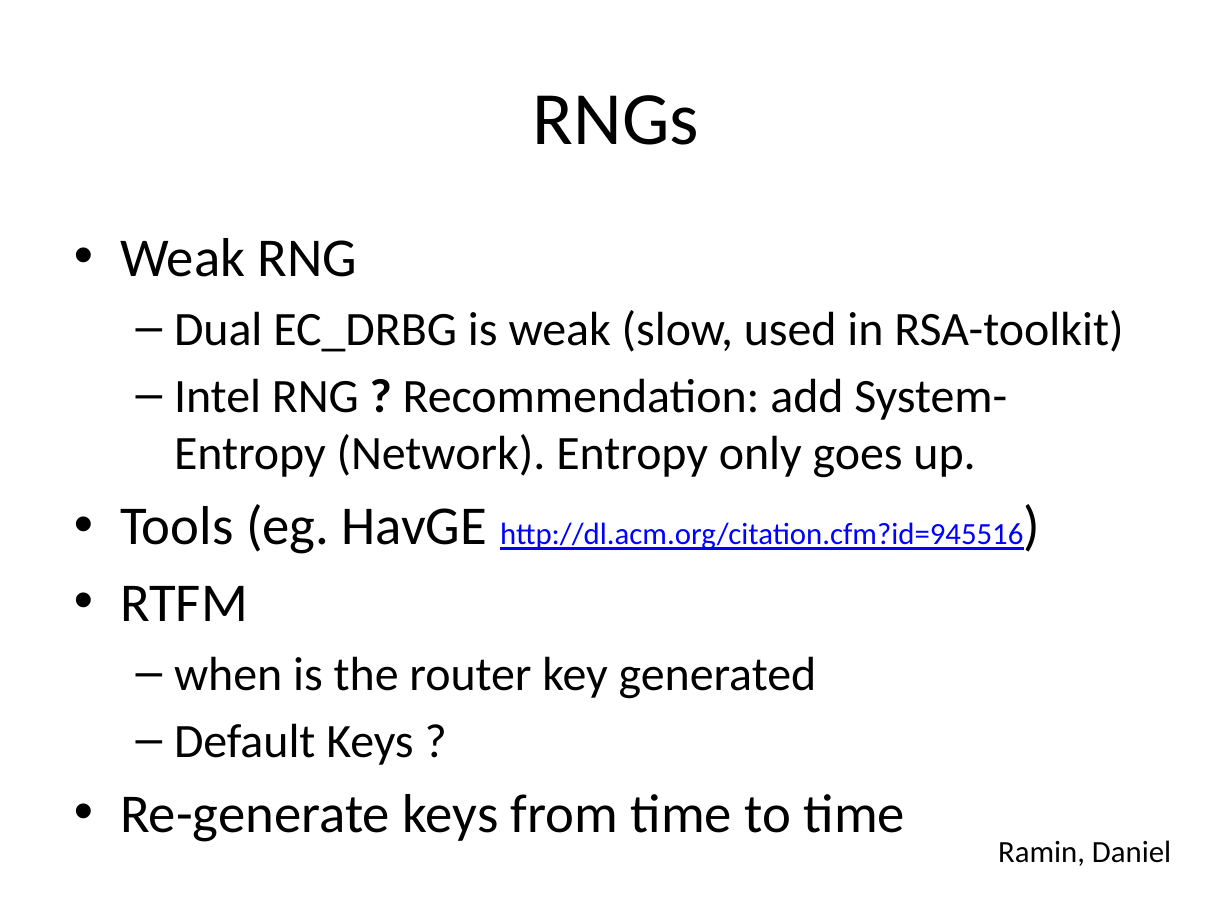
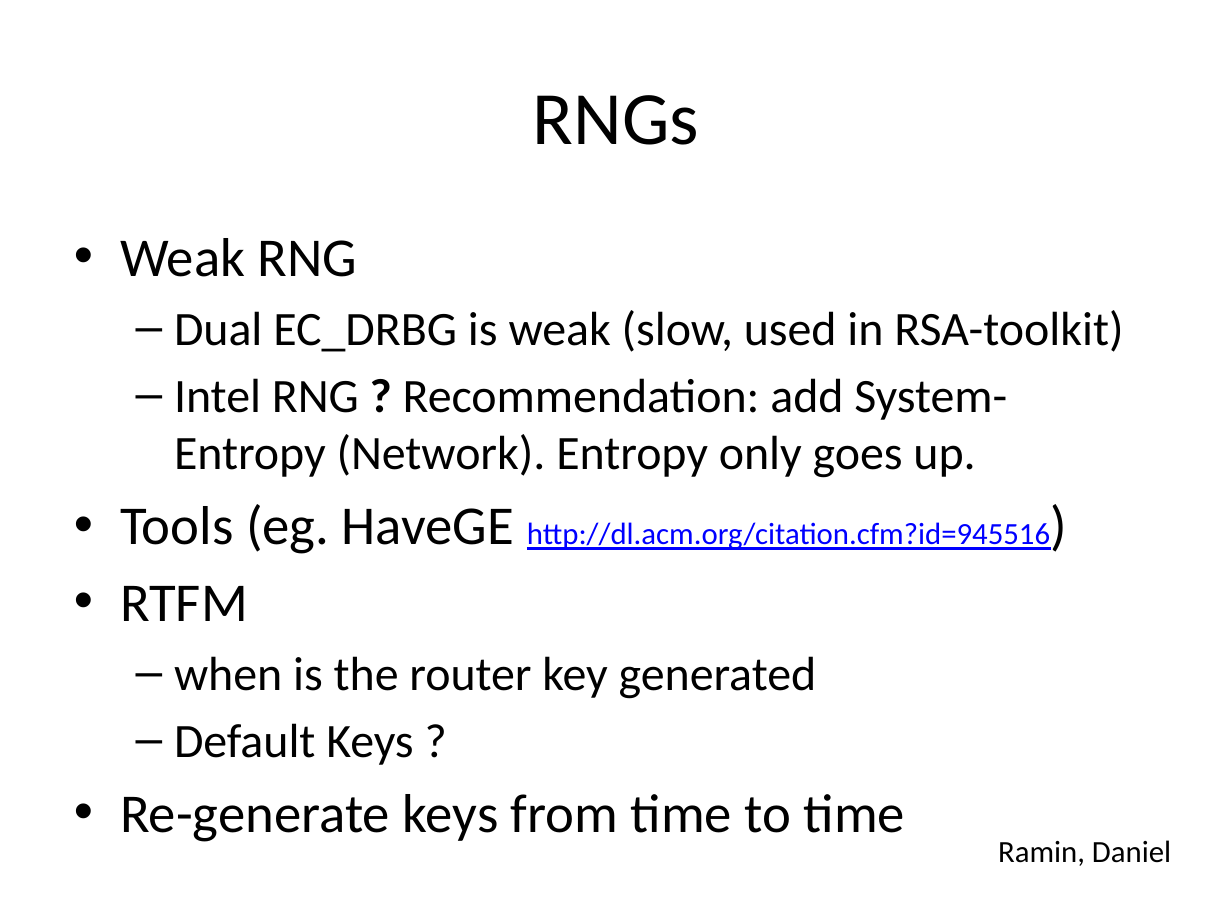
Before and after one commit to BetterCrypto/Applied-Crypto-Hardening, a slide deck: slide 16 of presentations/20131122-Deepsec-ACH project.pptx. Drawn at 1232x924 pixels with LibreOffice and Linux fonts; fonts in the diff are those of the drawing. Boxes give left, top, right and bottom in pixels: in the first picture for what was removed or moved away, otherwise in the second. Text is boxed around its words. In the diff, an @@ line names an element or a change of style, - is before the commit and + after.

```diff
--- a/presentations/20131122-Deepsec-ACH project.pptx
+++ b/presentations/20131122-Deepsec-ACH project.pptx
@@ text at [120, 504, 1050, 554]: text changed @@
-• Tools (eg. HavGE http://dl.acm.org/citation.cfm?id=945516)
+• Tools (eg. HaveGE http://dl.acm.org/citation.cfm?id=945516)
```
Also in this commit, not shown: 9 other slides changed, 1 slide removed.
